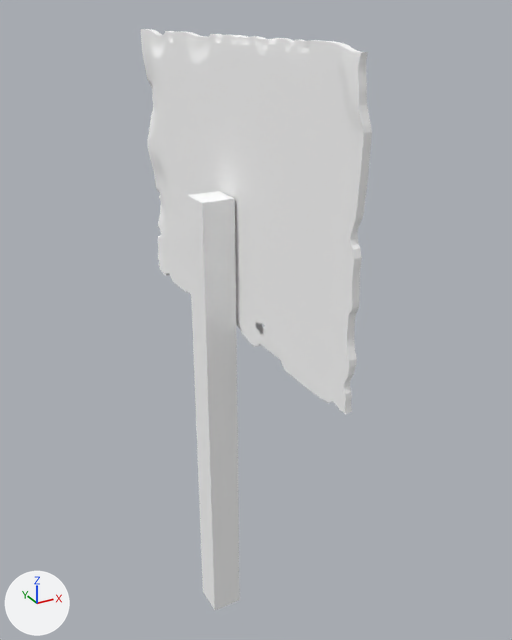
The glTF model sign.glb, before and after one commit.
One viewpoint serves both versions: a 50 mm camera at (-2.04, -3.77, 4.48) aimed at (0.31, 0.51, 2.34). The axes (+X, +Y, +Z) are drawn at lower left. The lights are the same throughout. Where no turn or scale is listed for an object, it has been applied to the vertices.

The scene before the commit, as lines of its bpy script (objects in view):
```python
mat_material_002 = principled_material('Material.002')
mat_material_002.base_color = (1.0, 1.0, 1.0)  # white #ffffff
mat_material_002.roughness = 1.0
mat_material_003 = principled_material('Material.003')
mat_material_003.base_color = (1.0, 1.0, 1.0)  # white #ffffff
mat_material_003.roughness = 1.0
me_cube_cube_001 = bpy.data.meshes.new('Cube_Cube.001')
me_cube_cube_001.from_pydata(...)  # 16 vertices, 28 faces; spans x -0.25..-0.01, y 0.38..0.62, z -3.53..-0.01
me_cube_cube_001.materials.append(mat_material_003)  # white #ffffff
me_plane_plane_001 = bpy.data.meshes.new('Plane_Plane.001')
me_plane_plane_001.from_pydata(...)  # 20535 vertices, 41043 faces; spans x -0.01..0.12, y -0.96..2.01, z -1.0..1.0
me_plane_plane_001.materials.append(mat_material_002)  # white #ffffff
ob_cube_cube_001 = bpy.data.objects.new('Cube_Cube.001', me_cube_cube_001)
ob_cube_cube_001.location = (0.091, 0.0, 3.327)
ob_plane_plane_001 = bpy.data.objects.new('Plane_Plane.001', me_plane_plane_001)
ob_plane_plane_001.location = (0.091, 0.0, 3.327)
```
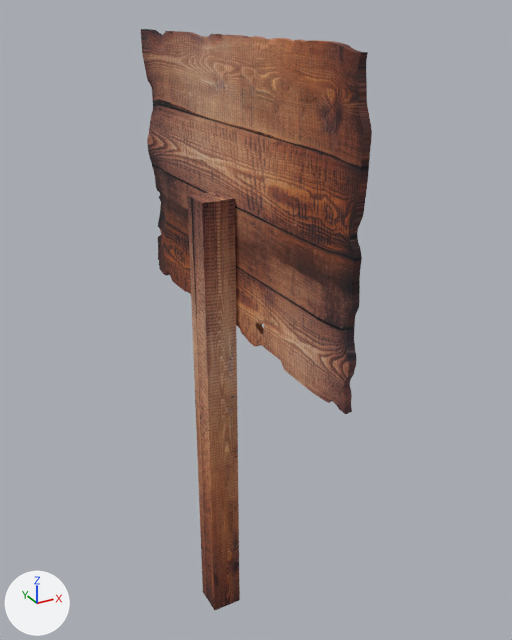
The newer file is also turned or shifted as a whole; pictures and numbers use the older file's frame.

Pixel boxes (x1, y1, x2, y2) of what changed, in the pictures (512 x 640 px):
'Plane_Plane.001', surface changed (grey to brown): (141, 29, 372, 414) in both
'Cube_Cube.001', surface changed (grey to brown): (187, 191, 240, 610) in both

The change, as a diff of the scene's bpy script:
```diff
--- a/sign.glb.py
+++ b/sign.glb.py
@@ img_wooden_sign_texture @@
+img_wooden_sign_texture = load_image('Wooden sign texture', '_unpacked/Wooden_sign_texture', 718, 1078, 'sRGB')
@@ mat_material_002 @@
 mat_material_002 = principled_material('Material.002')
-mat_material_002.base_color = (1.0, 1.0, 1.0)  # white #ffffff
+mat_material_002.texture = img_wooden_sign_texture
 mat_material_002.roughness = 1.0
@@ mat_material_003 @@
 mat_material_003 = principled_material('Material.003')
-mat_material_003.base_color = (1.0, 1.0, 1.0)  # white #ffffff
+mat_material_003.texture = img_wooden_sign_texture
 mat_material_003.roughness = 1.0
```
